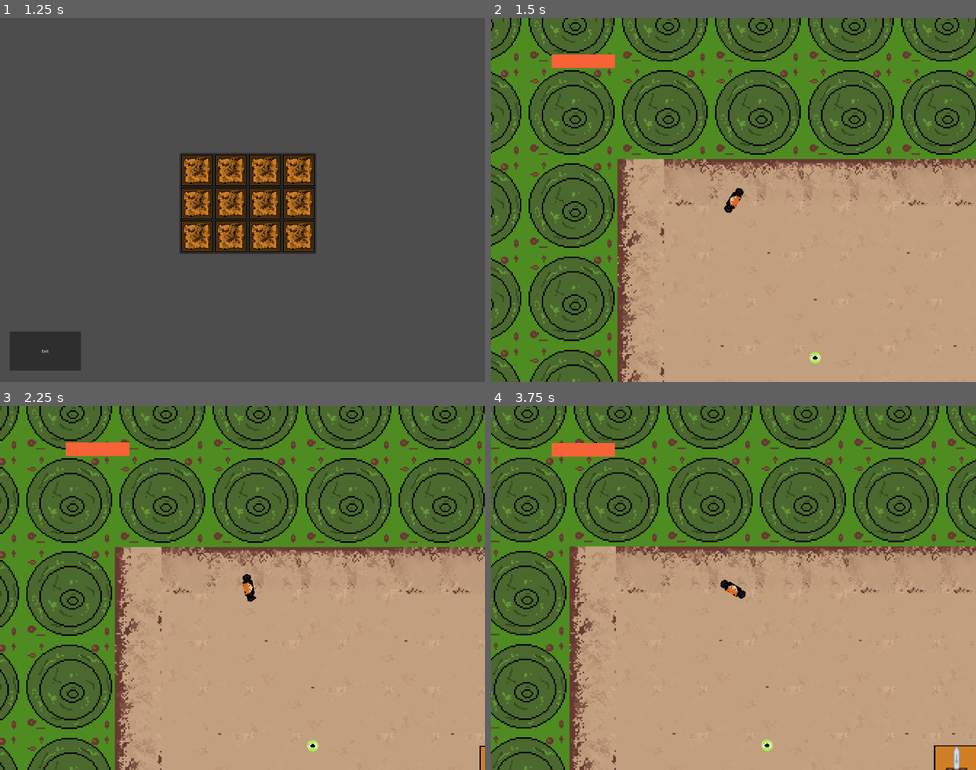
Above: before the commit, frames 1-4 (two rows, left to right).
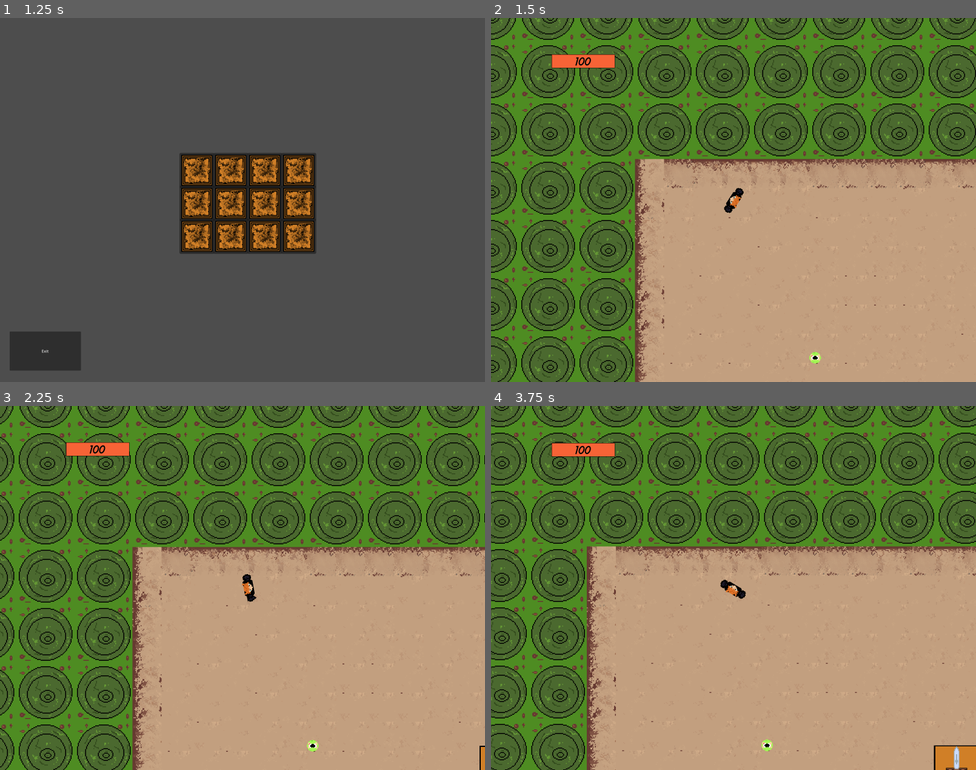
Above: after the commit, the same moments.

Repository: Hanover-CS/HC24-Max-Bowe-Senior-Project
Game: Godot game, scene res://Scenes/main_menu.tscn
The game is run twice, just before and just after one commit, with the same random seed, the same clock (stepped at 60 frames per second) and the same inputs.
Inputs (mouse positions are in pixels of both pictures, inside the frame that each line leads up to):
- Up to frame 1 (1.25 s): click "START" at 0.5 s
- Up to frame 2 (1.5 s): click (689, 170) at 1.27 s
- Up to frame 3 (2.25 s): tap Enter at 2 s; move the mouse to (349, 569) at 2.02 s; hold D (right) from 2.03 s (still down); click (349, 569) at 2.1 s
- Up to frame 4 (3.75 s): release D (right) at 2.75 s; drag from (636, 606) to (757, 591) at 2.77 s; move the mouse to (782, 507) at 3.52 s; hold D (right) from 3.53 s (still down); tap Alt at 3.6 s

Frame 1 is identical in both runs. In frame 2, 37% of the frame differs, in the area x 0-100%, y 0-100%; in frame 3, 37%; in frame 4, 34%.

Commit message:
created new HTML export

Diff:
--- a/project/Characters/Player/player.gd
+++ b/project/Characters/Player/player.gd
@@ -2,8 +2,8 @@
 
 var enemy_in_range = false
 var enemy_attack_cooldown = true
-var health
-const speed = 500
+var health: int
+const speed: int = 500
 
 var player_alive = true
 
--- a/project/Scenes/fight_scene.gd
+++ b/project/Scenes/fight_scene.gd
@@ -2,7 +2,7 @@
 
 class_name CustomSceneManagerFightScene
 
-var num_enemies = 1
+var num_enemies: int = 2
 
 var enemies_present = true
 
@@ -30,13 +30,15 @@
 # exit body for testing scene switch
 
 func set_player_health_bar():
-	$PlayerHealth.max_value = $Player.health
+	$PlayerHealthBar.max_value = $Player.health
 
 func health_bar_follow_player():
-	$PlayerHealth.position = $Player.position - Vector2(1000, 800)
+	$PlayerHealthBar.position = $Player.position - Vector2(1000, 800)
+	$PlayerHealthLabel.position = $Player.position - Vector2(1000, 815)
 
 func update_health():
-	$PlayerHealth.value = $Player.health
+	$PlayerHealthBar.value = $Player.health
+	$PlayerHealthLabel.text = str($Player.health)
 
 func _on_exit_box_body_entered(body):
 	custom_scene_manager.SwitchScene("tile_selector")
--- a/project/Scenes/fight_scene.tscn
+++ b/project/Scenes/fight_scene.tscn
@@ -7,6 +7,7 @@
 [ext_resource type="PackedScene" uid="uid://vpydpt1phtmd" path="res://objects/trashcan.tscn" id="6_mpgcq"]
 [ext_resource type="PackedScene" uid="uid://c022anm0y0eqv" path="res://objects/exit_box.tscn" id="7_x66wk"]
 [ext_resource type="AudioStream" uid="uid://4ftrrl31knme" path="res://audio/space_sounds.wav" id="8_1cvt8"]
+[ext_resource type="FontFile" uid="uid://dcn7dca8xdloc" path="res://fonts/AeroviasBrasilNF.ttf" id="8_8u2aj"]
 
 [sub_resource type="PhysicsMaterial" id="PhysicsMaterial_su162"]
 
@@ -120,9 +121,24 @@
 
 [sub_resource type="StyleBoxFlat" id="StyleBoxFlat_ltvnj"]
 bg_color = Color(0.25098, 0.690196, 0.541176, 1)
+border_width_left = 2
+border_width_top = 2
+border_width_right = 2
+border_width_bottom = 2
+border_color = Color(0.0235294, 0.0235294, 0.0235294, 1)
 
 [sub_resource type="StyleBoxFlat" id="StyleBoxFlat_nfqyj"]
 bg_color = Color(0.968627, 0.388235, 0.211765, 1)
+border_width_left = 2
+border_width_top = 2
+border_width_right = 2
+border_width_bottom = 2
+border_color = Color(0, 0, 0, 1)
+
+[sub_resource type="LabelSettings" id="LabelSettings_iys1s"]
+font = ExtResource("8_8u2aj")
+font_size = 86
+font_color = Color(0.027451, 0.027451, 0.027451, 1)
 
 [node name="FightScene" type="Node2D"]
 script = ExtResource("1_uq82d")
@@ -130,7 +146,7 @@
 [node name="TileMap" type="TileMap" parent="."]
 z_index = 1
 texture_filter = 3
-scale = Vector2(8, 8)
+scale = Vector2(5, 5)
 tile_set = SubResource("TileSet_60kau")
 format = 2
 layer_0/tile_data = PackedInt32Array(1, 131074, 0, 10, 65538, 0, 14, 131074, 0, 7, 65538, 0, 21, 65538, 0, 2, 196610, 0 …(33862 unchanged characters)…
@@ -164,7 +180,7 @@
 position = Vector2(1038, 590)
 script = null
 
-[node name="PlayerHealth" type="ProgressBar" parent="."]
+[node name="PlayerHealthBar" type="ProgressBar" parent="."]
 z_index = 10
 offset_left = -357.0
 offset_top = -39.0
@@ -175,4 +191,15 @@
 step = 1.0
 show_percentage = false
 
+[node name="PlayerHealthLabel" type="Label" parent="."]
+z_index = 10
+offset_left = -356.0
+offset_top = -64.0
+offset_right = -9.0
+offset_bottom = 30.0
+text = "swag"
+label_settings = SubResource("LabelSettings_iys1s")
+horizontal_alignment = 1
+vertical_alignment = 2
+
 [connection signal="body_entered" from="ExitBox" to="." method="_on_exit_box_body_entered"]
--- a/project/Scenes/tiles.gd
+++ b/project/Scenes/tiles.gd
@@ -2,10 +2,10 @@
 
 var tile_button = load("res://Scenes/tile_button.tscn")
 
-var numFights = 7
-var numBoss = 1
-var numMystery = 4
-var numTiles = numFights + numBoss + numMystery
+var numFights: int = 7
+var numBoss: int = 1
+var numMystery: int = 4
+var numTiles: int = numFights + numBoss + numMystery
 
 
 var tiles = []
Not shown: 1 places in project/Scenes/fight_scene.tscn that only renumber resources
Not shown, changed: project/addons/gut/gui/GutSceneTheme.tres
Not shown, changed: project/build/html/index.html
Not shown, changed: project/build/html/index.pck
